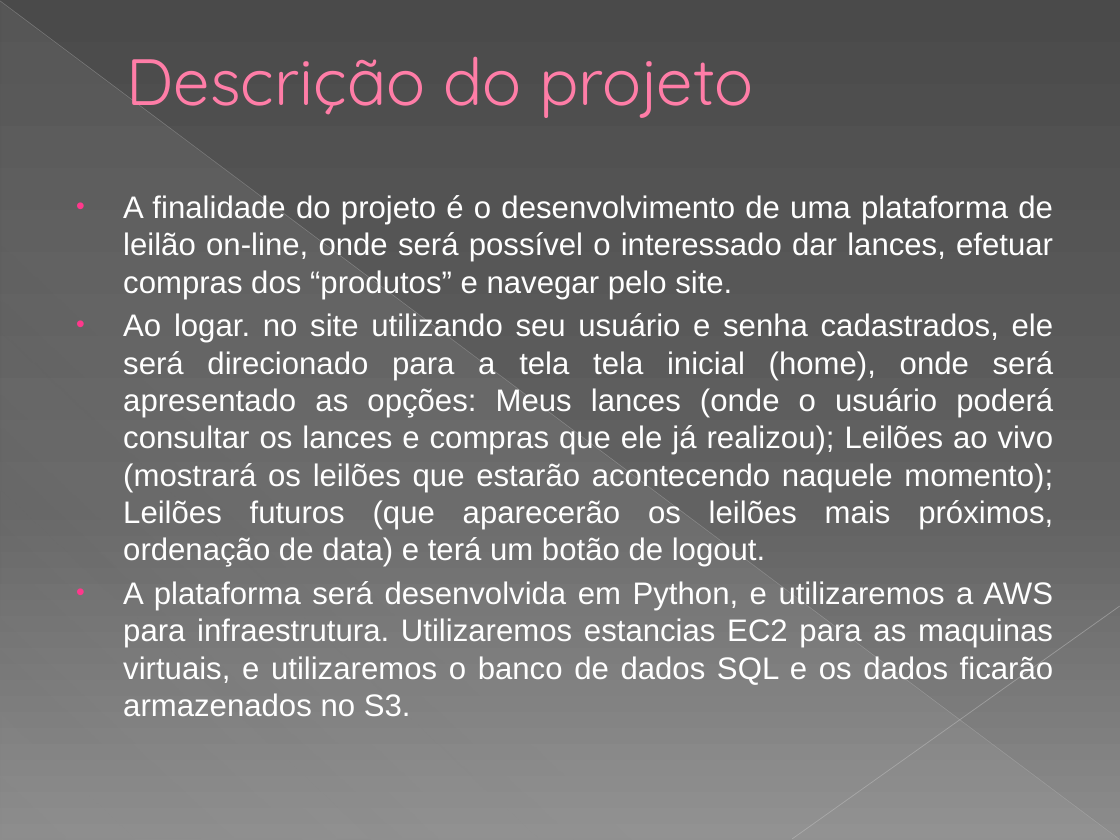
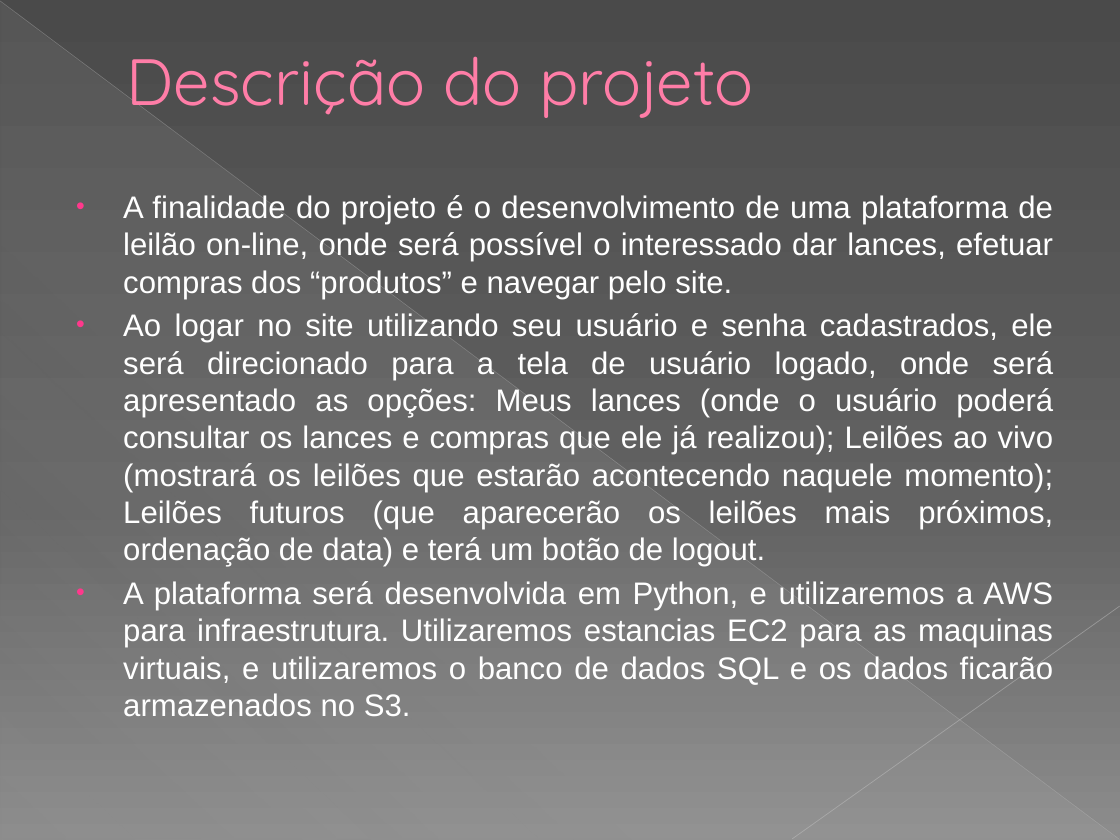
Before and after one commit to jessicafg/Leiloes_online, a slide deck: slide 2 of AC1.pptx. Drawn at 1120x840 pixels with LibreOffice and Linux fonts; fonts in the diff are those of the drawing. Boxes give left, top, right and bottom in pixels: in the first picture for what was removed or moved away, otherwise in the second. Text is boxed around its words. In the diff, an @@ line names an element or a change of style, - is before the commit and + after.

```diff
--- a/AC1.pptx
+++ b/AC1.pptx
@@ text at (x1=123, y1=313, x2=1054, y2=567): text changed @@
-• Ao logar. no site utilizando seu usuário e senha cadastrados, ele será direcionado para a tela tela inicial (home), onde será apresentado as opções: Meus lances (onde o usuário poderá consultar os lances e compras que ele já realizou); Leilões ao vivo (mostrará os leilões que estarão acontecendo naquele momento); Leilões futuros (que aparecerão os leilões mais próximos, ordenação de data) e terá um botão de logout.
+• Ao logar no site utilizando seu usuário e senha cadastrados, ele será direcionado para a tela de usuário logado, onde será apresentado as opções: Meus lances (onde o usuário poderá consultar os lances e compras que ele já realizou); Leilões ao vivo (mostrará os leilões que estarão acontecendo naquele momento); Leilões futuros (que aparecerão os leilões mais próximos, ordenação de data) e terá um botão de logout.
```
Also in this commit, not shown: 1 other slide changed, 9 other files.
